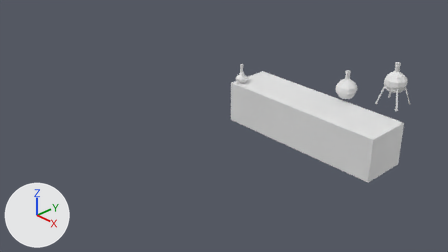
Renders of the Blender file Altynay/table.blend from each side of a commit.
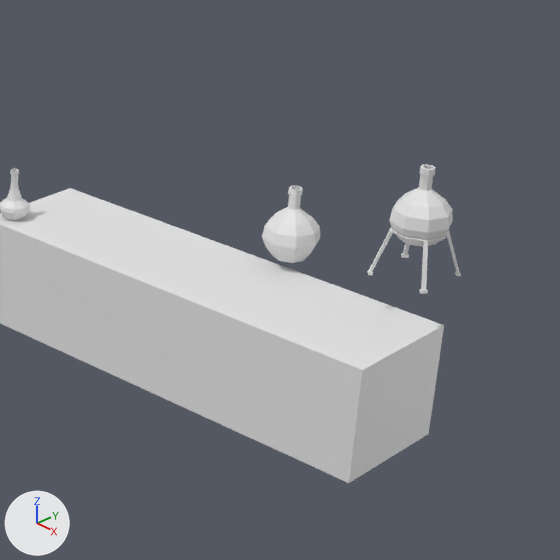
There are two pictures of each version: one from the file's camera 'Camera', one close up on the part from 53% to 100% of the width and 0% to 84% of the height. The lights are fixed; the arrows at lower left show +X, +Y and +Z.

The first close-up shows 'pribor1', 'pribor2', 'pribor3', 'table'.
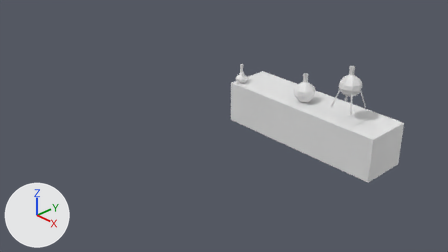
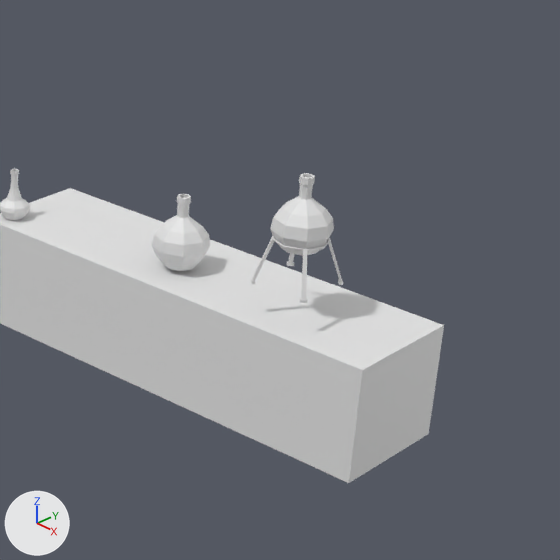
The edits, one by one:
Object 'pribor2' (ob_pribor2) moves from (1.859, 1.034, 0.792) to (1.413, 0.507, 0.753).
Object 'pribor3' (ob_pribor3) moves from (2.756, 1.009, 0.972) to (2.31, 0.481, 0.933).

Boxes (x1, y1, x2, y2) around the edits, measured in the close-ups (560 x 560 px):
'pribor3', moved: before (368, 164, 461, 294); after (251, 173, 343, 303)
'pribor2', moved: before (262, 185, 320, 263); after (152, 194, 210, 271)
